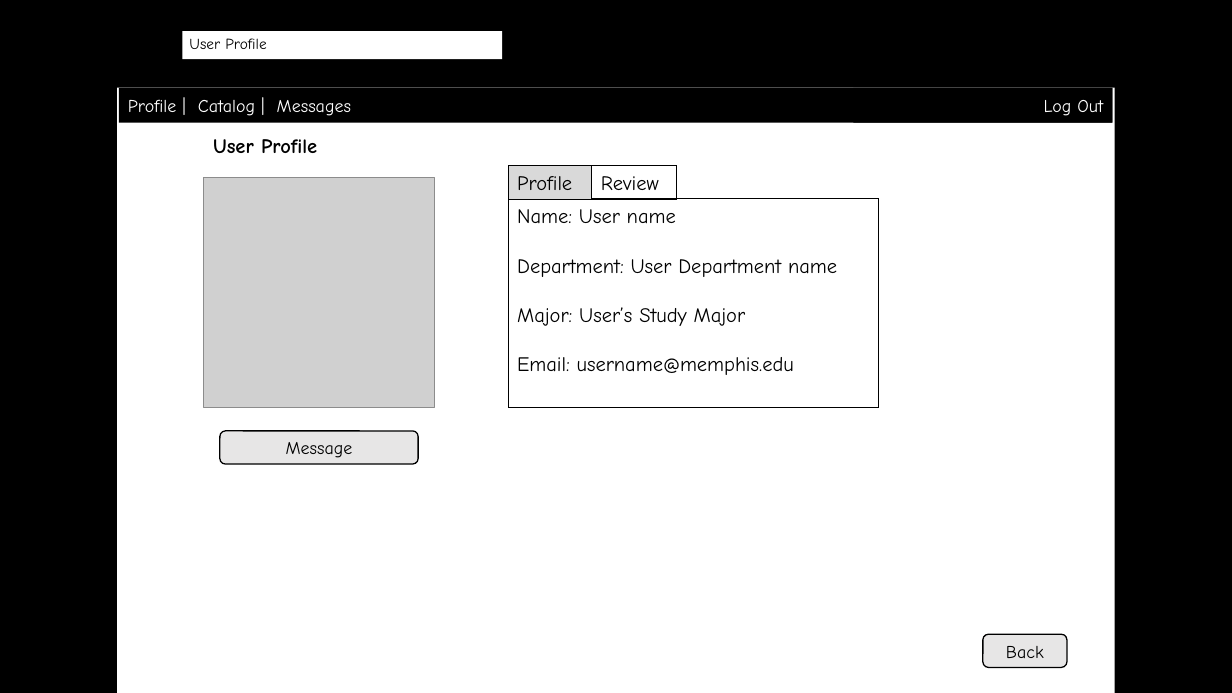
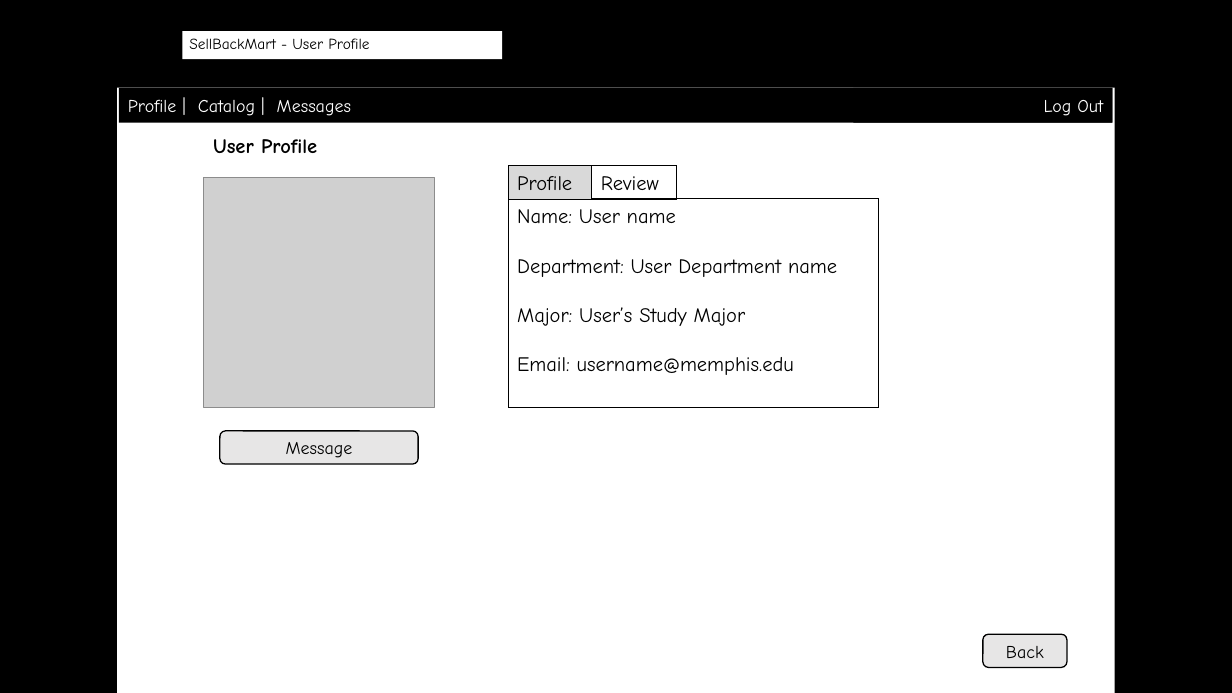
Before and after one commit to byllynho/SellBackMart, a slide deck: slide 15 of docs/wireframes/wireframes.pptx (slide 12 before the commit). Drawn at 1232x693 pixels with LibreOffice and Linux fonts; fonts in the diff are those of the drawing; grey boxes stand for pictures; background and template pictures are left out. Boxes give left, top, right and bottom in pixels: in the first picture for what was removed or moved away, otherwise in the second. Text is boxed around its words. In the diff, an @@ line names an element or a change of style, - is before the commit and + after.

```diff
--- a/docs/wireframes/wireframes.pptx
+++ b/docs/wireframes/wireframes.pptx
@@ text at bbox=[189, 38, 369, 49]: text changed @@
-User Profile
+SellBackMart - User Profile
```
Also in this commit, not shown: 10 other slides changed, 3 slides added.
